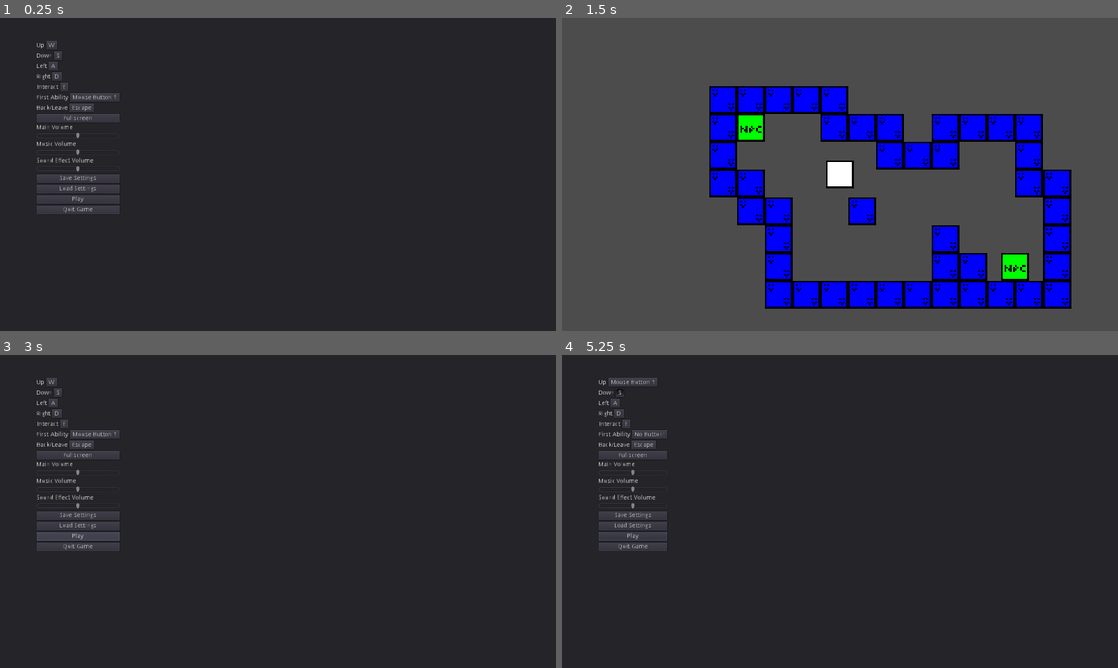
Above: before the commit, frames 1-4 (two rows, left to right).
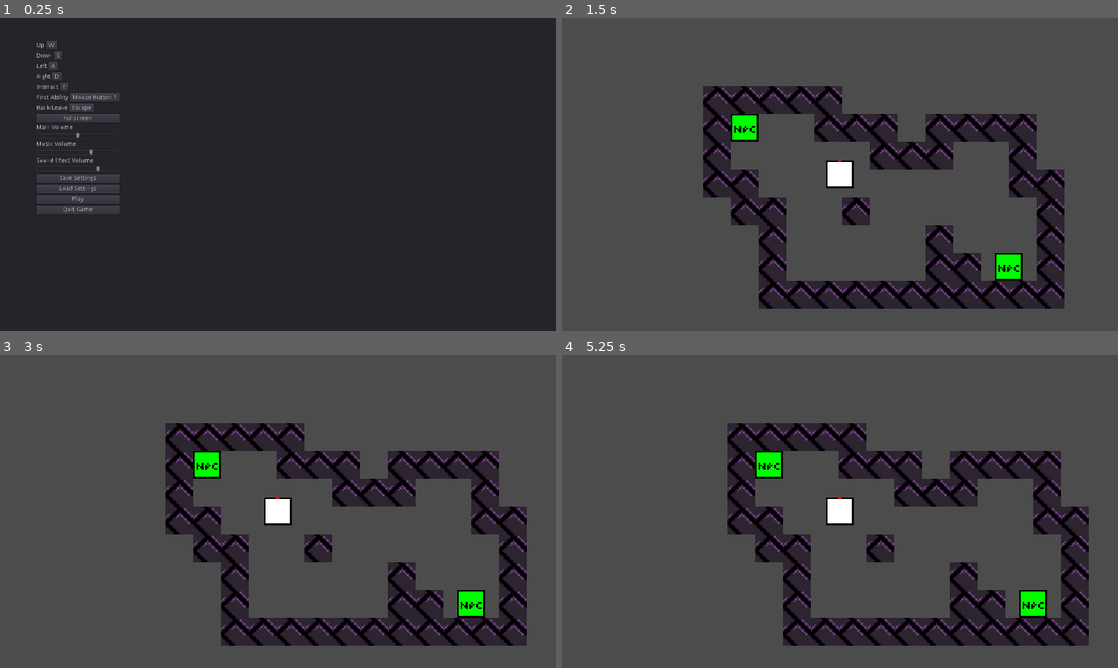
Above: after the commit, the same moments.

Repository: ekarp1/projectHS
Game: Godot game, scene res://Scenes/firstWorld.tscn
Two runs of this game, one before a commit and one after it. Both use one fixed random seed, a clock stepped at 60 frames per second and the inputs below.
Inputs (mouse positions are in pixels of both pictures, inside the frame that each line leads up to):
- Up to frame 1 (0.25 s): no input
- Up to frame 2 (1.5 s): click "Play" at 0.5 s; tap Enter at 1.25 s; move the mouse to (962, 158) at 1.27 s; hold D (RIGHT) from 1.28 s (still down); click (962, 158) at 1.35 s
- Up to frame 3 (3 s): tap E (INTERACT) at 1.55, 2.1 s; move the mouse to (166, 527) at 2.02 s; release D (RIGHT) at 2.03 s; hold Escape (BACK) 2.03-2.75 s; click (166, 527) at 2.3 s; click "Play" at 2.75 s
- Up to frame 4 (5.25 s): click (639, 536) at 3.5 s, where only the run before the commit has a clickable "Play"; click (612, 383) at 4.25 s, where only the run before the commit has a clickable "W"; click (617, 392) at 5 s, where only the run before the commit has a clickable "S"

The runs differ from the first frame. In frame 1, less than 0.1% of the frame differs, in the area x 13-18%, y 42-50%; in frame 2, 21%; in frame 3, 84%; in frame 4, 85%, in the area x 0-100%, y 0-100%.
Error before the commit: Invalid get index 'firstLevelScene' (on base: 'null instance'). (res://Scripts/mainscene.gd:138)

Commit message:
Replaced laser with sword, made tweaks to movement, added player health dialogue, and improved volume sliders

Diff:
--- a/Scenes/Enemy.tscn
+++ b/Scenes/Enemy.tscn
@@ -7,6 +7,8 @@
 extents = Vector2( 32, 32 )
 
 [node name="Enemy" type="RigidBody2D"]
+collision_layer = 4
+collision_mask = 7
 gravity_scale = 0.0
 script = ExtResource( 1 )
 
--- a/Scenes/Interface.tscn
+++ b/Scenes/Interface.tscn
@@ -10,16 +10,28 @@
 "_edit_use_anchors_": false
 }
 
-[node name="healthbar" type="Label" parent="."]
-margin_left = 76.0
-margin_top = 60.0
-margin_right = 116.0
-margin_bottom = 74.0
+[node name="UICont" type="VBoxContainer" parent="."]
+margin_left = 64.0
+margin_top = 64.0
+margin_right = 104.0
+margin_bottom = 104.0
+__meta__ = {
+"_edit_use_anchors_": false
+}
+
+[node name="enemyhealth" type="Label" parent="UICont"]
+margin_right = 40.0
+margin_bottom = 14.0
 custom_colors/font_color_shadow = Color( 0, 0, 0, 1 )
+__meta__ = {
+"_edit_use_anchors_": false
+}
 
-[node name="laserstatus" type="Label" parent="."]
-margin_left = 76.0
-margin_top = 76.0
-margin_right = 116.0
-margin_bottom = 90.0
+[node name="playerhealth" type="Label" parent="UICont"]
+margin_top = 18.0
+margin_right = 40.0
+margin_bottom = 32.0
 custom_colors/font_color_shadow = Color( 0, 0, 0, 1 )
+__meta__ = {
+"_edit_use_anchors_": false
+}
--- a/Scenes/Player.tscn
+++ b/Scenes/Player.tscn
@@ -1,6 +1,6 @@
 [gd_scene load_steps=4 format=2]
 
-[ext_resource path="res://Scripts/KinematicBody2D.gd" type="Script" id=1]
+[ext_resource path="res://Scripts/Player.gd" type="Script" id=1]
 [ext_resource path="res://Images/player.png" type="Texture" id=2]
 
 [sub_resource type="RectangleShape2D" id=1]
@@ -8,6 +8,7 @@
 
 [node name="Player" type="KinematicBody2D"]
 collision_layer = 2
+collision_mask = 5
 script = ExtResource( 1 )
 
 [node name="player" type="Sprite" parent="."]
--- /dev/null
+++ b/Scenes/Sword.tscn
@@ -0,0 +1,19 @@
+[gd_scene load_steps=4 format=2]
+
+[ext_resource path="res://Images/tempTexture.png" type="Texture" id=1]
+[ext_resource path="res://Scripts/Sword.gd" type="Script" id=2]
+
+[sub_resource type="RectangleShape2D" id=1]
+extents = Vector2( 8, 40 )
+
+[node name="Sword" type="Area2D"]
+script = ExtResource( 2 )
+
+[node name="Area2D" type="CollisionShape2D" parent="."]
+shape = SubResource( 1 )
+
+[node name="Sprite" type="Sprite" parent="."]
+position = Vector2( 2.38419e-07, 1.90735e-06 )
+scale = Vector2( 1, 5 )
+texture = ExtResource( 1 )
+[connection signal="body_entered" from="." to="." method="body_entered"]
--- a/Scenes/firstWorld.tscn
+++ b/Scenes/firstWorld.tscn
@@ -14,9 +14,8 @@
 
 [node name="Music" type="AudioStreamPlayer" parent="."]
 stream = ExtResource( 3 )
-volume_db = -30.0
+volume_db = -10.0
 autoplay = true
 
 [node name="EnemyDeath" type="AudioStreamPlayer" parent="."]
 stream = ExtResource( 4 )
-volume_db = -30.0
--- a/Scenes/mainscene.tscn
+++ b/Scenes/mainscene.tscn
@@ -6,6 +6,9 @@
 anchor_right = 1.0
 anchor_bottom = 1.0
 script = ExtResource( 1 )
+__meta__ = {
+"_edit_use_anchors_": false
+}
 
 [node name="Panel" type="Panel" parent="."]
 margin_right = 1280.0
@@ -192,7 +195,7 @@
 margin_top = 18.0
 margin_right = 131.0
 margin_bottom = 34.0
-value = 50.0
+value = 67.0
 
 [node name="soundEffectVolume" type="VBoxContainer" parent="Panel/ScrollContainer/VBoxContainer"]
 margin_top = 268.0
@@ -208,7 +211,7 @@
 margin_top = 18.0
 margin_right = 131.0
 margin_bottom = 34.0
-value = 50.0
+value = 77.0
 
 [node name="SaveSettings" type="Button" parent="Panel/ScrollContainer/VBoxContainer"]
 margin_top = 306.0
--- a/Scenes/textBox.tscn
+++ b/Scenes/textBox.tscn
@@ -3,14 +3,22 @@
 [node name="textBox" type="Control"]
 anchor_right = 1.0
 anchor_bottom = 1.0
+__meta__ = {
+"_edit_use_anchors_": false
+}
 
 [node name="Background" type="Panel" parent="."]
-margin_left = 28.0
-margin_top = 16.0
-margin_right = 308.0
-margin_bottom = 132.0
+margin_left = 384.0
+margin_top = 576.0
+margin_right = 896.0
+margin_bottom = 704.0
 
 [node name="Label" type="Label" parent="Background"]
-margin_right = 280.0
-margin_bottom = 116.0
+margin_right = 512.0
+margin_bottom = 128.0
+align = 1
+valign = 1
 autowrap = true
+__meta__ = {
+"_edit_use_anchors_": false
+}
--- a/Scripts/Enemy.gd
+++ b/Scripts/Enemy.gd
@@ -1,9 +1,9 @@
 extends RigidBody2D
+
+signal health_changed
 
 export var health = 100
 const MAXHEALTH = 100
-const HEALRATE = 1
-const TIMEBETWEENHEALS = 20
 var waitToHeal = 0
 
 # Declare member variables here. Examples:
@@ -14,19 +14,12 @@
 func _ready():
 	pass # Replace with function body.
 
-# Called every frame. 'delta' is the elapsed time since the previous frame.
-func _process(delta):
+func take_damage(amount):
+	health -= amount
+	get_node("/root/World/CanvasLayer/Interface").enemyHealthChanged()
 	# Check if the enemy's heath is all gone
 	if (health <= 0):
 		# Play the death sound
 		get_node("/root/World/EnemyDeath").play()
 		# Leave the arena
 		get_node("/root/World").loadLevel(get_node("/root/World").firstLevelScene)
-		#get_parent().remove_child(self)
-	# Check if the enemy can heal, and if it's time to heal yet
-	if (health + HEALRATE <= MAXHEALTH and waitToHeal >= TIMEBETWEENHEALS):
-		health = health + HEALRATE
-		waitToHeal = 0
-	# Otherwise, add 1 to the wait timer
-	else:
-		waitToHeal = waitToHeal + 1
--- a/Scripts/Interface.gd
+++ b/Scripts/Interface.gd
@@ -4,35 +4,45 @@
 # var a = 2
 # var b = "text"
 
-const ENEMYPARENT = "/root/World/Arena"
-const RECHARGETEXT = "Recharging Laser..."
+const ARENALOCATION = "/root/World/Arena"
+
+# Laser Related Code:
+#const RECHARGETEXT = "Recharging Laser..."
 
 # Called when the node enters the scene tree for the first time.
 func _ready():
-	pass # Replace with function body.
+	pass
 
-# Called every frame. 'delta' is the elapsed time since the previous frame.
-func _process(delta):
-	# TODO: Add multiple enemies
+func enemyHealthChanged():
+	# TODO: Account for multiple enemies
+	# Check if the enemy exists
+	if has_node(ARENALOCATION + "/Enemy"):
+		# Change the enemy health bar display to show the enemy's current health
+		get_node("UICont/enemyhealth").text = "Enemy Health: " + str(get_node(ARENALOCATION + "/Enemy").health) + " / " + str(get_node(ARENALOCATION + "/Enemy").MAXHEALTH)
+	else:
+		# Remove the enemy health bar if the enemy doesn't exist anymore
+		get_node("UICont/enemyhealth").text = ""
 
-	# Check if the enemy exists
-	if has_node(ENEMYPARENT + "/Enemy"):
-		# Change the healthbar display to show the enemy's current health
-		get_node("healthbar").text = "Enemy Health: " + str(get_node(ENEMYPARENT + "/Enemy").health) + " / " + str(get_node(ENEMYPARENT + "/Enemy").MAXHEALTH)
+func playerHealthChanged():
+	# Check if the player exists
+	if has_node(ARENALOCATION + "/Player"):
+		# Change the player health bar display to show the player's current health
+		get_node("UICont/playerhealth").text = "Player Health: " + str(get_node(ARENALOCATION + "/Player").health) + " / " + str(get_node(ARENALOCATION + "/Player").MAXHEALTH)
 	else:
-		# Remove the healthbar if the enemy doesn't exist anymore
-		get_node("healthbar").text = ""
+		# Remove the player health bar if the player doesn't exist anymore
+		get_node("UICont/playerhealth").text = ""
 
-
-	# Check if the Arena exists
-	if has_node("/root/World/Arena"):
-		# Check if the laser is recharging
-		if get_node("/root/World/Arena").recharging == true:
-			# Because the laser is recharging, set the UI to show the recharging dialoge
-			get_node("laserstatus").text = RECHARGETEXT
-		# If the laser isn't recharging, but the UI still says recharging, then remove the text from the UI
-		elif get_node("laserstatus").text == RECHARGETEXT and get_node("/root/World/Arena").recharging == false:
-			get_node("laserstatus").text = ""
-	# If the arena doesn't exist, then get rid of the text for the laser recharging
-	else:
-		get_node("laserstatus").text = ""
+## Laser related code:
+#func laserStatusChanged():
+#	# Check if the Arena exists
+#	if has_node("/root/World/Arena"):
+#		# Check if the laser is recharging
+#		if get_node("/root/World/Arena").recharging == true:
+#			# Because the laser is recharging, set the UI to show the recharging dialoge
+#			get_node("UICont/laserstatus").text = RECHARGETEXT
+#		# If the laser isn't recharging, but the UI still says recharging, then remove the text from the UI
+#		elif get_node("UICont/laserstatus").text == RECHARGETEXT and get_node("/root/World/Arena").recharging == false:
+#			get_node("UICont/laserstatus").text = ""
+#	# If the arena doesn't exist, then get rid of the text for the laser recharging
+#	else:
+#		get_node("UICont/laserstatus").text = ""
--- a/Scripts/KinematicBody2D.gd
+++ /dev/null
@@ -1,28 +0,0 @@
-extends KinematicBody2D
-
-export (int) var speed = 200
-export (int, 0, 200) var inertia = 100
-
-var velocity = Vector2()
-
-
-func get_input():
-	velocity = Vector2()
-	if Input.is_action_pressed('RIGHT'):
-		velocity.x += 1
-	if Input.is_action_pressed('LEFT'):
-		velocity.x -= 1
-	if Input.is_action_pressed('DOWN'):
-		velocity.y += 1
-	if Input.is_action_pressed('UP'):
-		velocity.y -= 1
-	velocity = velocity.normalized() * speed
-
-func _physics_process(delta):
-	get_input()
-	# Improve collisions with RigidBodies
-	velocity = move_and_slide(velocity, Vector2( 0, 0 ), false, 4, PI/4, false)
-	for index in get_slide_count():
-		var collision = get_slide_collision(index)
-		if collision.collider is RigidBody2D:
-			collision.collider.apply_central_impulse(-collision.normal * inertia)
--- /dev/null
+++ b/Scripts/Player.gd
@@ -0,0 +1,39 @@
+extends KinematicBody2D
+
+export (int) var speed = 275
+export (int, 0, 275) var inertia = 100
+
+# Set the player's max health
+const MAXHEALTH = 100
+# Start the player at full health
+export var health = MAXHEALTH
+
+var velocity = Vector2()
+
+
+func get_input():
+	velocity = Vector2()
+	if Input.is_action_pressed('RIGHT'):
+		velocity.x += 1
+	if Input.is_action_pressed('LEFT'):
+		velocity.x -= 1
+	if Input.is_action_pressed('DOWN'):
+		velocity.y += 1
+	if Input.is_action_pressed('UP'):
+		velocity.y -= 1
+	velocity = velocity.normalized() * speed
+
+func _physics_process(delta):
+	get_input()
+	# Move the player
+	velocity = move_and_slide(velocity, Vector2( 0, 0 ), false, 4, PI/4, false)
+
+	# Old code that improved collisions with RigidBodies (removed because only aplicable for rigidbodys that are pushable by the player)
+#	for index in get_slide_count():
+#		var collision = get_slide_collision(index)
+#		if collision.collider is RigidBody2D:
+#			collision.collider.apply_central_impulse(-collision.normal * inertia)
+
+func take_damage(amount):
+	health -= amount
+	get_node("/root/World/CanvasLayer/Interface").playerHealthChanged()
--- /dev/null
+++ b/Scripts/Sword.gd
@@ -0,0 +1,29 @@
+extends Area2D
+
+var swordHit = false
+const SWORDDAMAGE = 10
+const PLAYERLOCATION = "/root/World/Arena/Player"
+
+# Declare member variables here. Examples:
+# var a = 2
+# var b = "text"
+
+
+# Called when the node enters the scene tree for the first time.
+func _ready():
+	pass # Replace with function body.
+
+
+# Called every frame. 'delta' is the elapsed time since the previous frame.
+#func _process(delta):
+#	pass
+
+
+func body_entered(body):
+	# Check for false alarms
+	if swordHit == false and body != get_node(PLAYERLOCATION):
+		# Check if the body has a method called "take_damage"
+		if body.has_method("take_damage"):
+			# Take damage from the sword
+			body.take_damage(SWORDDAMAGE)
+		swordHit = true
--- a/Scripts/firstArena.gd
+++ b/Scripts/firstArena.gd
@@ -1,63 +1,101 @@
 extends Node2D
 
-# Declare member variables here. Examples:
-# var a = 2
-# var b = "text"
-#onready var bulletScene = preload("res://Scenes/Bullet.tscn")
+onready var swordScene = preload("res://Scenes/Sword.tscn")
+
+var curSword = null
+var curSwordSwungTimer = 0
+const PLAYERWIDTH = 145
+const MAXSWORDSWINGTIME = 0.3
 
 # Called when the node enters the scene tree for the first time.
 func _ready():
 	pass
 
-# Called every frame. 'delta' is the elapsed time since the previous frame.
-#func _process(delta):
-#	pass
+var mousePos = Vector2(0,0)
 
-var mousePos = Vector2(0,0)
-#const BULLETSPEED = 4096
-const MAXLASERTIME = 20
-const RECHARGETIME = 0.3
-var curLaserTime = 0
-var laserPos
-var chargedTime = 0
-export var recharging = false
+func _physics_process(delta):
+	mousePos = get_global_mouse_position()
+	# Get a normalized vector of the mouse's position relative to the player
+	var normalMouseVector = (mousePos - get_node("Player").position).normalized()
+	var mouseAngle = normalMouseVector.angle() + PI/2
+	if (Input.is_action_just_pressed("FIRSTABILITY") and curSword == null):
+		# Add the sword to the scene
+		curSword = swordScene.instance()
+		# Set the sword's rotation
+		curSword.set_rotation(mouseAngle)
+		# Move the sword to where the player is
+		curSword.position = get_node("Player").position - Vector2(0, 1).rotated(mouseAngle) * PLAYERWIDTH/2
+		# Set the sword to be a child of the arena
+		add_child(curSword)
+	elif (curSword != null):
+		if (curSwordSwungTimer < MAXSWORDSWINGTIME):
+			# Set the sword's rotation
+			curSword.set_rotation(mouseAngle)
+			# Move the sword to where the player is
+			curSword.position = get_node("Player").position - Vector2(0, 1).rotated(mouseAngle) * PLAYERWIDTH/2
+			# Add time to the timer for the time the sword was swung
+			curSwordSwungTimer += delta
+		else:
+			# If the sword is done swinging, then stop using it
+			curSword.queue_free()
+			curSword = null
+			# Then reset the timer
+			curSwordSwungTimer = 0
 
 
-func _process(delta):
-	if recharging == true:
-		chargedTime += delta
-	if chargedTime >= RECHARGETIME:
-		chargedTime = 0
-		recharging = false
-	update()
 
-func _physics_process(delta):
-	if(Input.is_action_just_pressed("FIRSTABILITY")):
-		mousePos = get_global_mouse_position()
-		# Check if the laser isn't recharging to see if the player can shoot or not
-		if (recharging == false):
-			#shoot a laser from mouse
-			var space_state = get_world_2d().direct_space_state
-			# use global coordinates, not local to node
-			var normalMouseVector = (mousePos - get_node("Player").position).normalized()
-			var result = space_state.intersect_ray(get_node("Player").position, normalMouseVector * 4096 + get_node("Player").position, [get_node("Player")])
-			laserPos = result.position
-			recharging = true
-			update()
-			if result.collider != null:
-				if not result.collider.get("health") == null:
-					result.collider.health = result.collider.health - 10
+##--------------------------------------------------------------------------------
+## Laser Code:
+#
+#const MAXLASERTIME = 20
+#const RECHARGETIME = 0.3
+#var curLaserTime = 0
+#var laserPos
+#var chargedTime = 0
+#export var recharging = false
+#
+#func _process(delta):
+#	# If the laser is recharging, keep waiting
+#	if recharging == true:
+#		chargedTime += delta
+#	# If the laser is done recharging, reset the variables
+#	if chargedTime >= RECHARGETIME:
+#		chargedTime = 0
+#		recharging = false
+#		get_node("/root/World/CanvasLayer/Interface").laserStatusChanged()
+#	update()
 
-func _draw():
-	# Check if the laser exists
-	if laserPos != null:
-		# If the laser exists, then draw it
-		draw_line(get_node("Player").position, laserPos, Color(255, 0, 0), 1)
-		# Check if the laser has displayed for too long, and should be removed
-		if curLaserTime == MAXLASERTIME:
-			# Remove the laser, and reset the curLaserTime variable back to 0
-			laserPos = null
-			curLaserTime = 0
-		else:
-			# If the laser isn't done displaying, add one more to curLaserTime
-			curLaserTime = curLaserTime + 1
+#func _physics_process(delta):
+#	if(Input.is_action_just_pressed("FIRSTABILITY")):
+#		mousePos = get_global_mouse_position()
+#		# Check if the laser isn't recharging to see if the player can shoot or not
+#		if (recharging == false):
+#			#shoot a laser from mouse
+#			var space_state = get_world_2d().direct_space_state
+#			# use global coordinates, not local to node
+#			var normalMouseVector = (mousePos - get_node("Player").position).normalized()
+#			var result = space_state.intersect_ray(get_node("Player").position, normalMouseVector * 200 + get_node("Player").position, [get_node("Player")])
+#			# Check if the laser hit something
+#			if not result.get("position") == null:
+#				laserPos = result.position
+#				recharging = true
+#				get_node("/root/World/CanvasLayer/Interface").laserStatusChanged()
+#				update()
+#				# Check if the thing the laser hit is able to take damage
+#				if result.collider.has_method("take_damage"):
+#					# Take damage from the laser
+#					result.collider.take_damage(10)
+#
+#func _draw():
+#	# Check if the laser exists
+#	if laserPos != null:
+#		# If the laser exists, then draw it
+#		draw_line(get_node("Player").position, laserPos, Color(255, 0, 0), 1)
+#		# Check if the laser has displayed for too long, and should be removed
+#		if curLaserTime == MAXLASERTIME:
+#			# Remove the laser, and reset the curLaserTime variable back to 0
+#			laserPos = null
+#			curLaserTime = 0
+#		else:
+#			# If the laser isn't done displaying, add one more to curLaserTime
+#			curLaserTime = curLaserTime + 1
--- a/Scripts/firstWorld.gd
+++ b/Scripts/firstWorld.gd
@@ -21,15 +21,22 @@
 func _process(delta):
 	# Go back to the main menu if the player presses the "BACK" key
 	if Input.is_action_just_pressed("BACK"):
-		get_tree().change_scene("res://Scenes/mainscene.tscn")
+		loadLevel(mainMenuScene)
 
-# TODO: Create a function for changing the level/arena
 func loadLevel(newLevelScene):
 	# Delete the level node
 	curLevel.queue_free()
+	# Wait until the next frame so that the level can be completely removed
+	yield(get_tree(), "idle_frame")
 	# Replace the old level node with the new one
 	curLevel = newLevelScene.instance()
 	add_child(curLevel)
+	#Update the Gui to account for enemies in new level
+	get_node("CanvasLayer/Interface").enemyHealthChanged()
+	get_node("CanvasLayer/Interface").playerHealthChanged()
+
+	# REMOVED LASER CODE:
+	#get_node("CanvasLayer/Interface").laserStatusChanged()
 
 func percentToDb(value):
-	return value - 80
+	return (value * 104/100) - 80
Binary file changed: Images/player.png
Binary file changed: Images/tile.png
